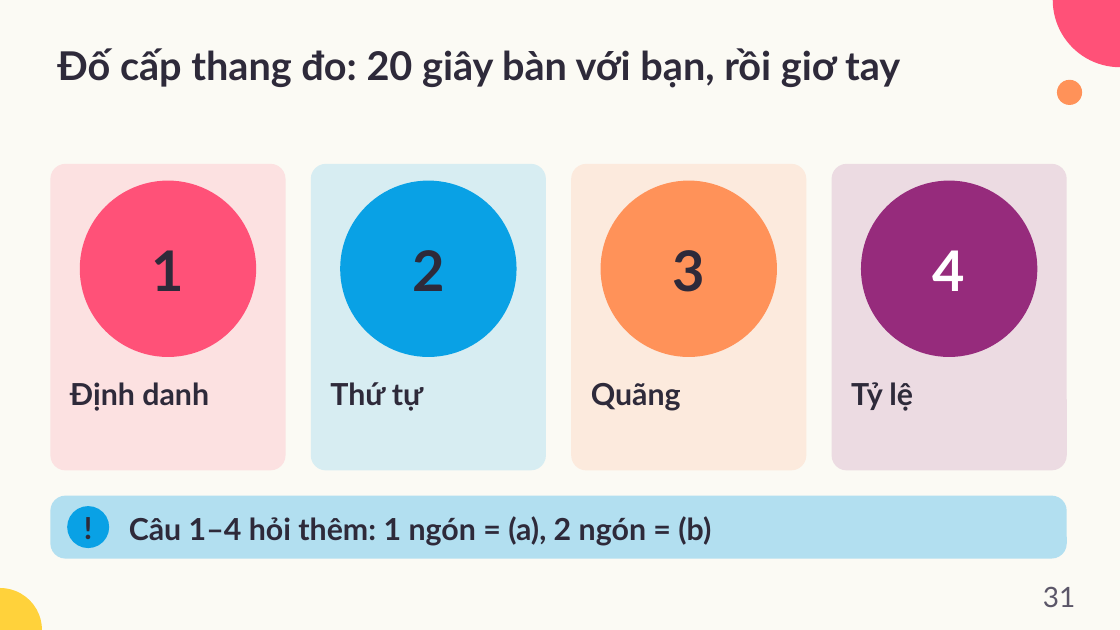
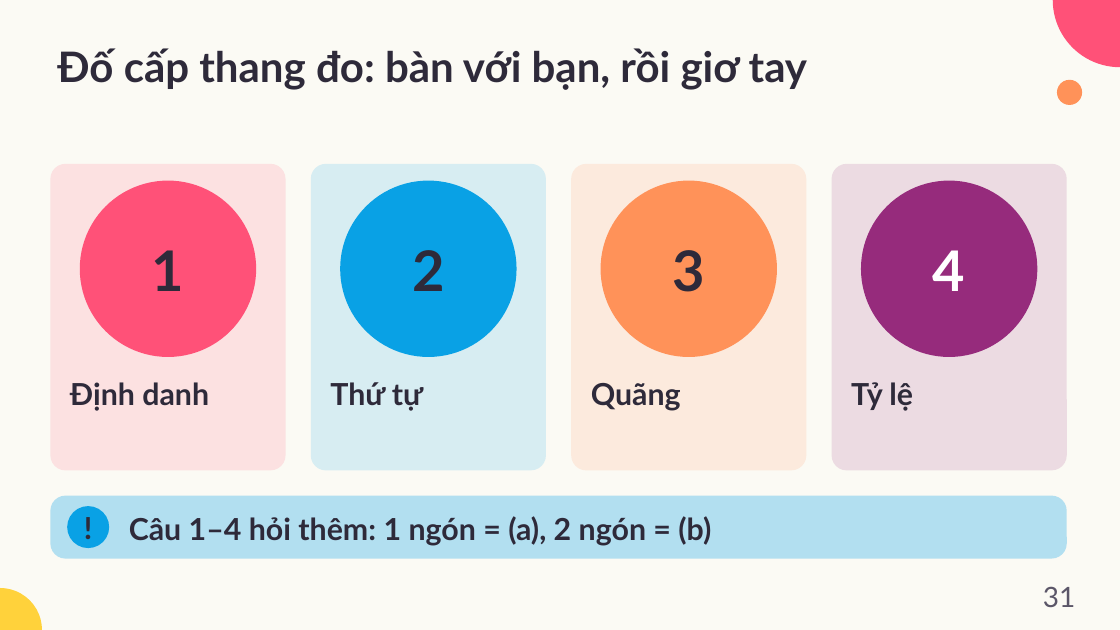
Before and after one commit to dnbaoquyen/academic-pptx-skill, a slide deck: slide 31 of mkt1107/output/MKT1107_W09_slides.pptx. Drawn at 1120x630 pixels with LibreOffice and Linux fonts; fonts in the diff are those of the drawing. Boxes give left, top, right and bottom in pixels: in the first picture for what was removed or moved away, otherwise in the second. Text is boxed around its words. In the diff, an @@ line names an element or a change of style, - is before the commit and + after.

```diff
--- a/mkt1107/output/MKT1107_W09_slides.pptx
+++ b/mkt1107/output/MKT1107_W09_slides.pptx
@@ title at <box>57,48,807,90</box>: text changed; size 34 to 36 pt @@
-Đố cấp thang đo: 20 giây bàn với bạn, rồi giơ tay
+Đố cấp thang đo: bàn với bạn, rồi giơ tay
```
Also in this commit, not shown: 13 other slides changed, 21 other files.
